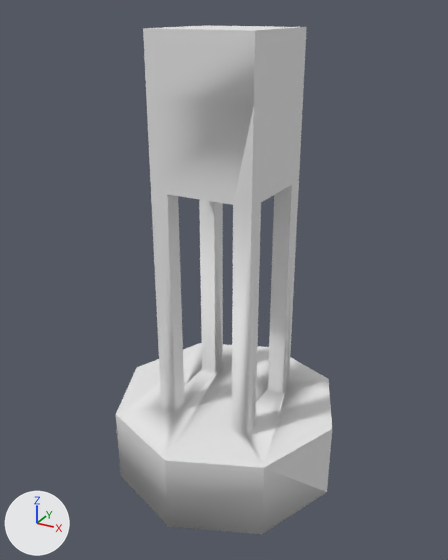
Two versions of the OBJ model Assets/Watercraft pack/watercraftPack_027.obj, one commit apart.
Camera for both pictures: a 50 mm lens placed at (1.047, -1.928, 1.905), pointed at (-0.014, 0.001, 0.94). Arrows for +X, +Y and +Z are at lower left; the lights stay in place. Where no turn or scale is listed for an object, it has been applied to the vertices.

Objects in the first picture: 'watercraftPack_027'.
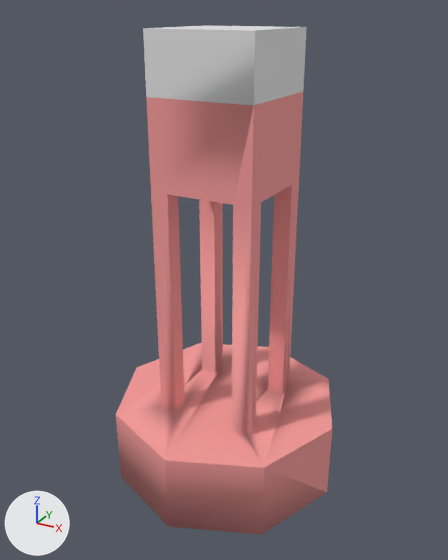
What differs and where, as boxes [x1, y1, x2, y2] in the pictures (448 x 560 px):
'watercraftPack_027', recoloured (white to pink): [116, 89, 332, 535] in both

What the commit changed:
Material 'Red_metal' (mat_red_metal) changes colour from white #e7e7e7 to pink #f59c9a; in linear values from (0.8, 0.8, 0.8) to (0.91, 0.333, 0.325).
